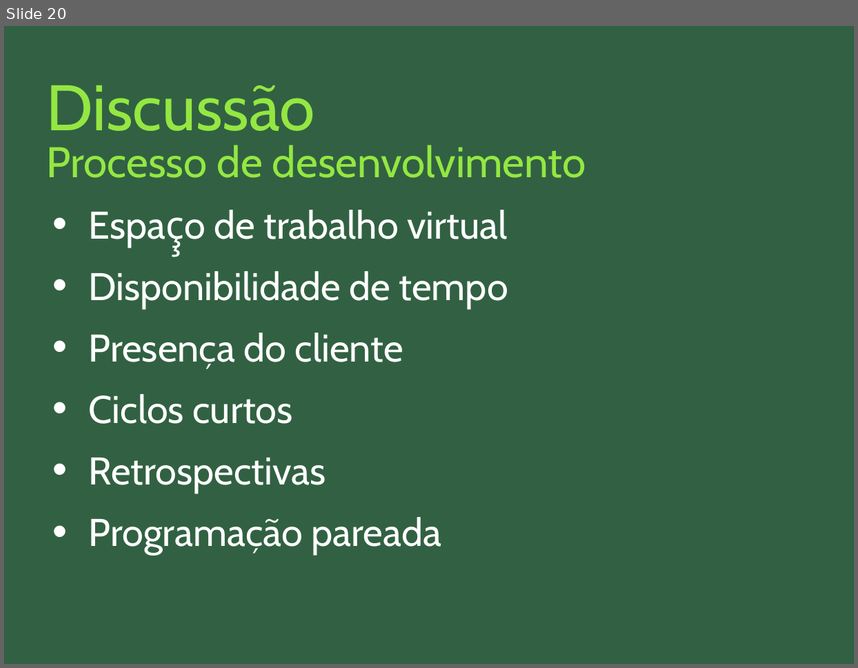
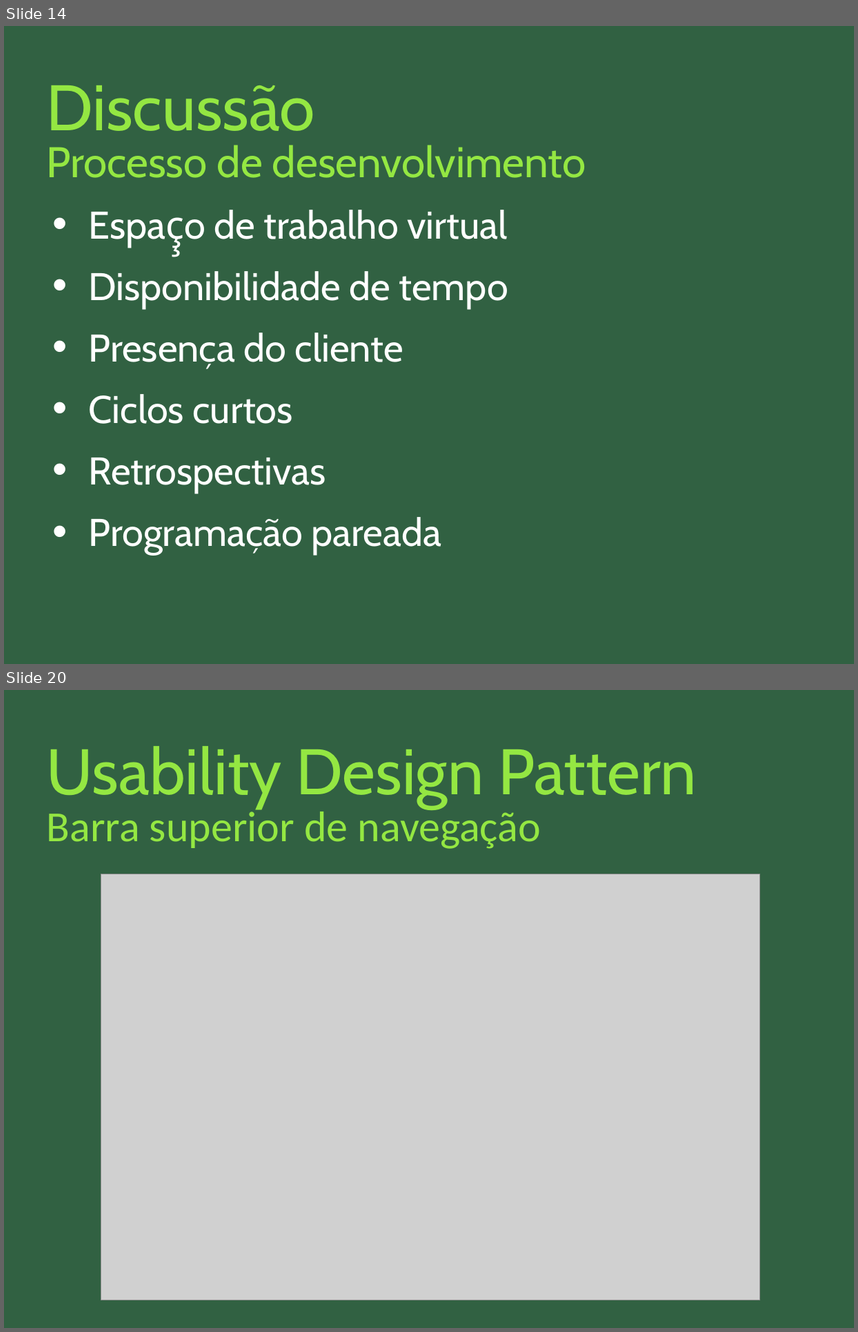
Before and after one commit to nathaliaspatricio/febracev, a slide deck: docs/monografia/apresentação_final.odp. Shown one above the other, each under a label of ours: slide 20 before the commit, slides 14 and 20 after it; the slides between them are not shown. The pictures are 858x668 and 858x1332 pixels, drawn with LibreOffice and Linux fonts; fonts in the diff are those of the drawing; grey boxes stand for pictures. Boxes give left, top, right and bottom in pixels: in the first picture for what was removed or moved away, otherwise in the second. Text is boxed around its words. In the diff, an @@ line names an element or a change of style, - is before the commit and + after.

```diff
--- a/docs/monografia/apresentação_final.odp
+++ b/docs/monografia/apresentação_final.odp
@@ slide 20 added at bbox=[4, 690, 854, 1328], background #316142 @@
@@ title added at bbox=[47, 746, 697, 808], 60 pt, text #94E742 @@
+Usability Design Pattern
@@ title added at bbox=[47, 806, 541, 849], 40 pt, text #94E742 @@
+Barra superior de navegação
@@ picture added at bbox=[101, 874, 760, 1300] @@
@@ what was slide 20 is now slide 14 @@
```
Also in this commit, not shown: 7 slides changed, 7 other slides added, 32 slides removed.
